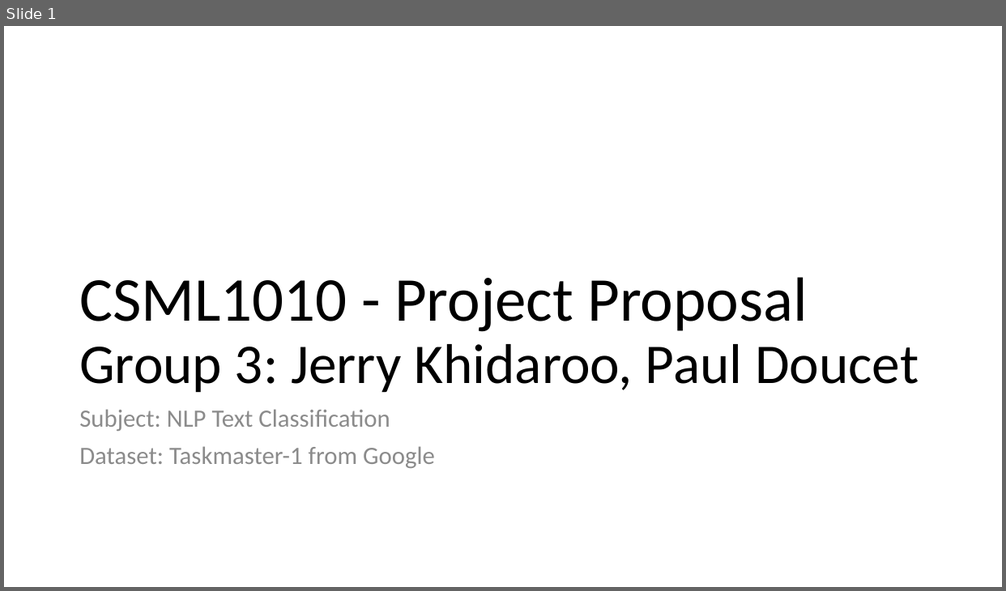
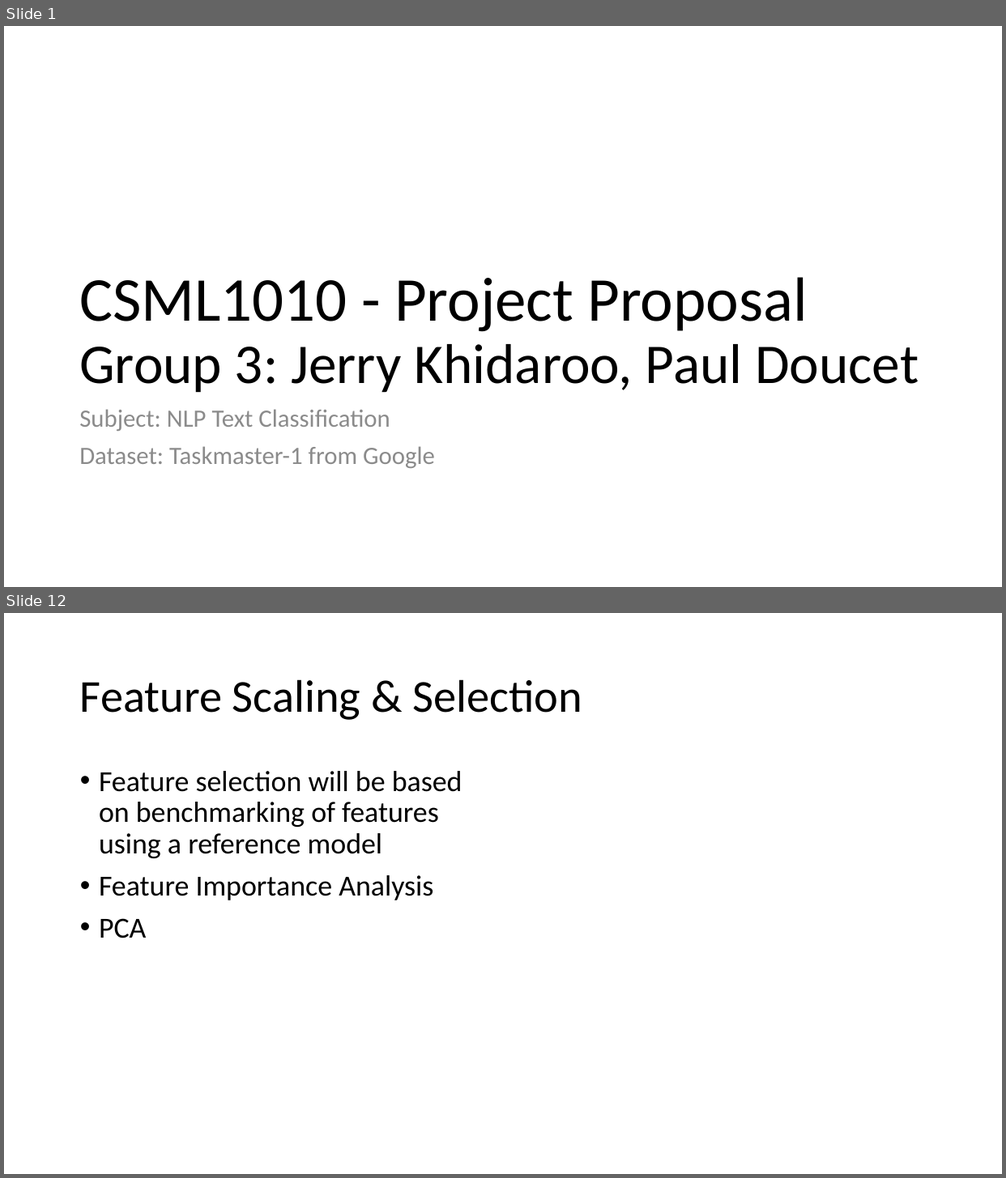
Before and after one commit to CSML1010-3-2020/NLPCourseProject, a slide deck: CSML1010_Group3_Project_Proposal.pptx. Shown one above the other, each under a label of ours: slide 1 before the commit, slides 1 and 12 after it; the slides between them are not shown. The pictures are 1006x591 and 1006x1178 pixels, drawn with LibreOffice and Linux fonts; fonts in the diff are those of the drawing. Boxes give left, top, right and bottom in pixels: in the first picture for what was removed or moved away, otherwise in the second. Text is boxed around its words. In the diff, an @@ line names an element or a change of style, - is before the commit and + after.

```diff
--- a/CSML1010_Group3_Project_Proposal.pptx
+++ b/CSML1010_Group3_Project_Proposal.pptx
@@ slide 12 added at [4,613,1002,1174], background #FFFFFF @@
@@ title added at [80,679,582,720], 44 pt, text #000000 @@
+Feature Scaling & Selection
@@ text added at [99,771,462,939], 28 pt, text #000000 @@
+• Feature selection will be based on benchmarking of features using a reference model
+• Feature Importance Analysis
+• PCA
```
Also in this commit, not shown: 5 slides changed, 7 other slides added, 1 slide removed, 2 other files.
